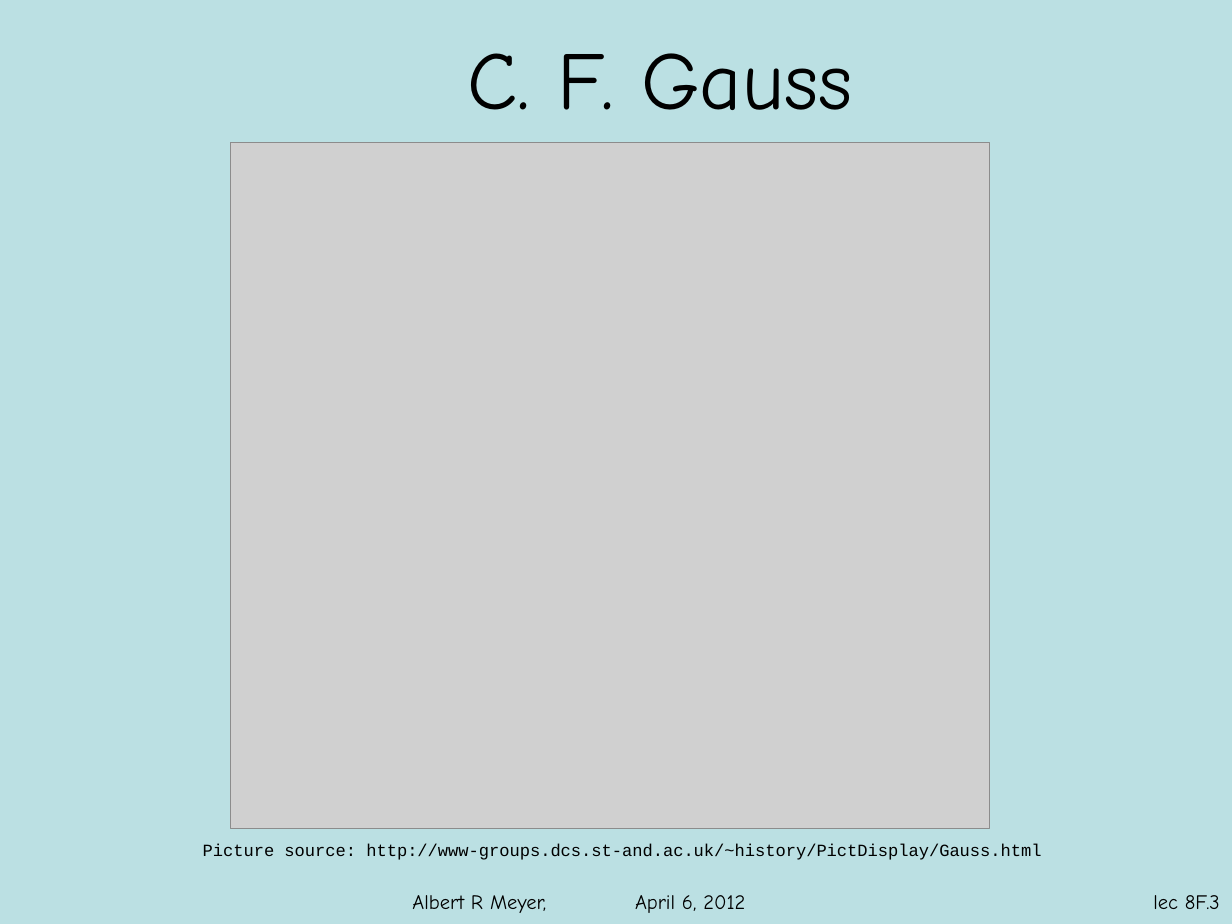
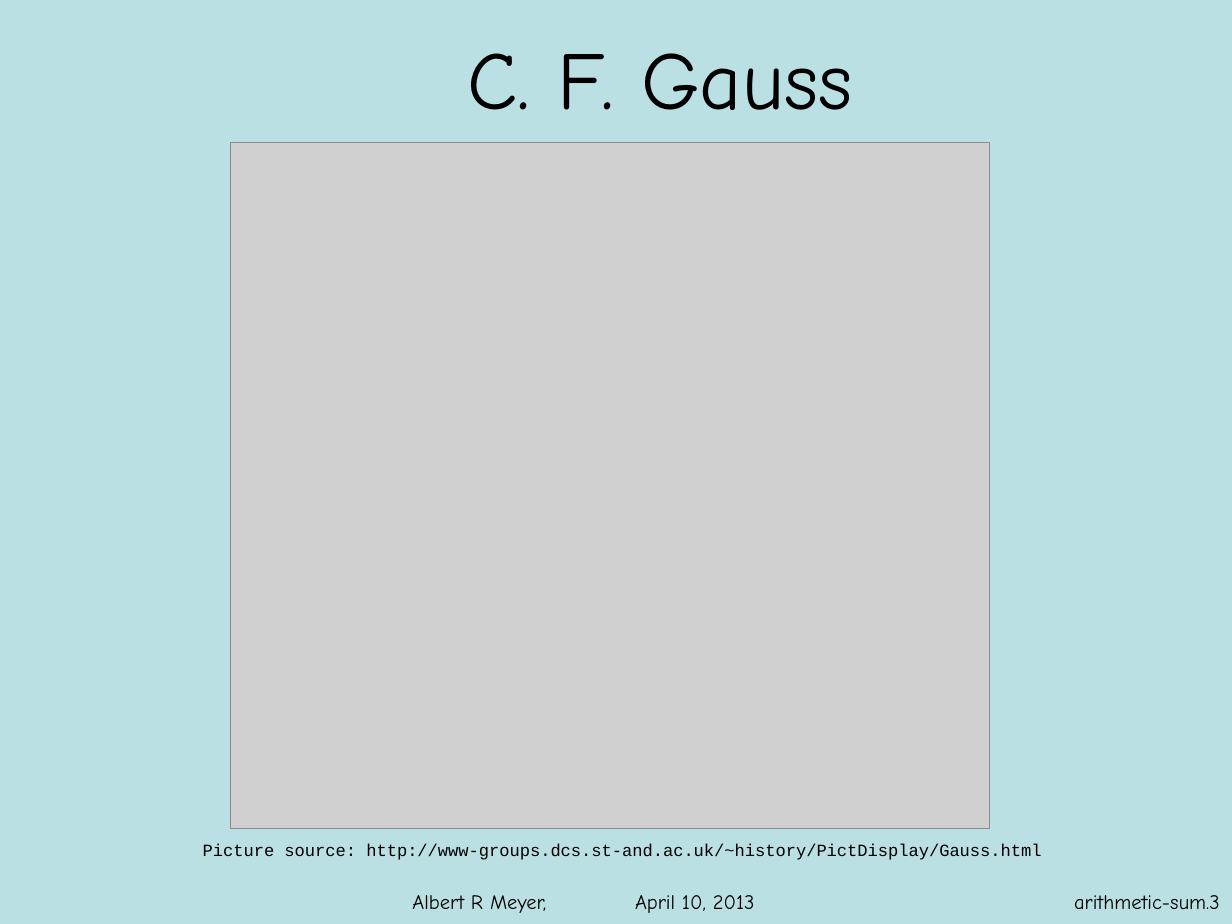
Before and after one commit to armeyer/mcs_web, a slide deck: slide 3 of spring12/slidesS12/arithmetic-sums.pptx. Drawn at 1232x924 pixels with LibreOffice and Linux fonts; fonts in the diff are those of the drawing; grey boxes stand for pictures; background and template pictures are left out. Boxes give left, top, right and bottom in pixels: in the first picture for what was removed or moved away, otherwise in the second. Text is boxed around its words. In the diff, an @@ line names an element or a change of style, - is before the commit and + after.

```diff
--- a/spring12/slidesS12/arithmetic-sums.pptx
+++ b/spring12/slidesS12/arithmetic-sums.pptx
@@ text at [412,895,755,913]: text changed @@
-Albert R Meyer, April 6, 2012
+Albert R Meyer, April 10, 2013
@@ page number added at [1074,895,1220,909], 12 pt, text #000000 @@
+arithmetic-sum.3
@@ page number removed at [1153,895,1220,909] @@
-lec 8F.3
```
Also in this commit, not shown: 8 other slides changed, 3 other files.
